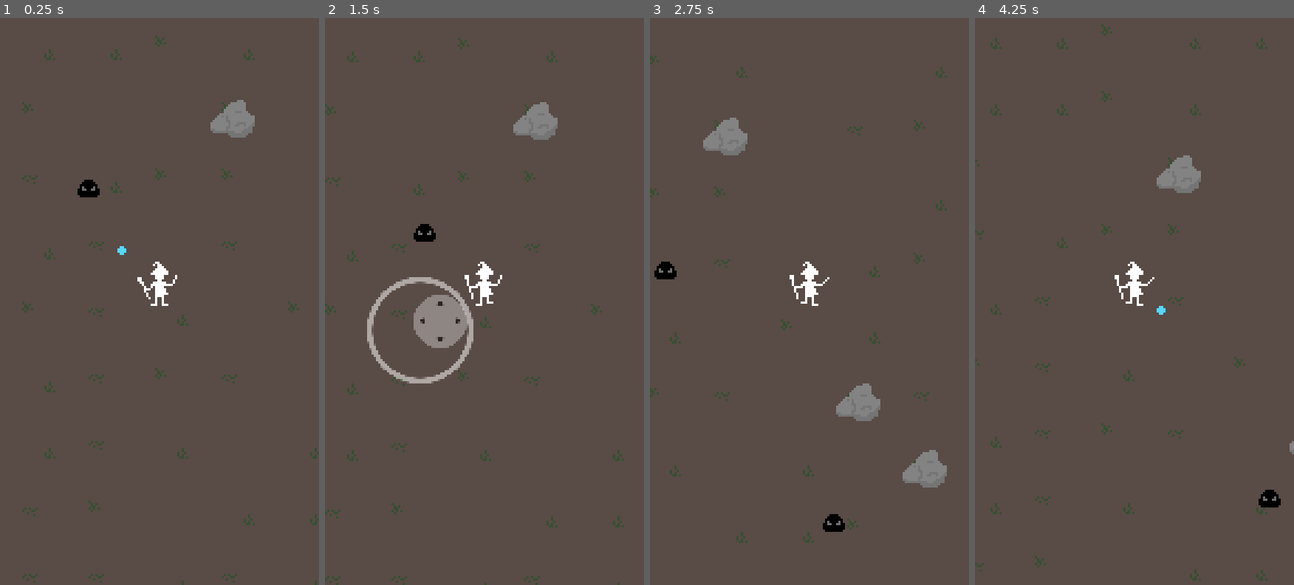
Above: before the commit, frames 1-4 (left to right).
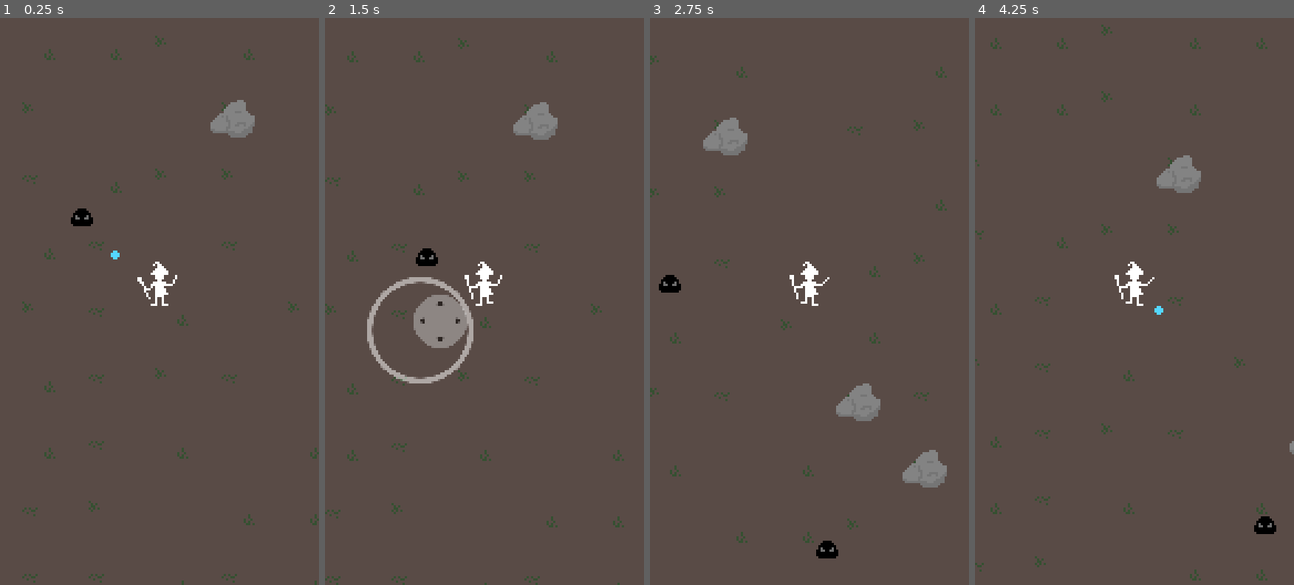
Above: after the commit, the same moments.

Repository: polyarik/wizard-legacy
Game: Godot game, scene res://scenes/main.tscn
Two runs of this game, one before a commit and one after it. Both use one fixed random seed, a clock stepped at 60 frames per second and the inputs below.
Inputs (mouse positions are in pixels of both pictures, inside the frame that each line leads up to):
- Up to frame 1 (0.25 s): no input
- Up to frame 2 (1.5 s): move the mouse to (554, 273) at 0.52 s; hold Right (ui_right) 0.53-1.25 s; click (554, 273) at 0.67 s; drag from (420, 329) to (484, 301) at 1.27 s
- Up to frame 3 (2.75 s): move the mouse to (841, 176) at 2.02 s; hold Right (ui_right) from 2.03 s (still down)
- Up to frame 4 (4.25 s): release Right (ui_right) at 2.75 s; drag from (1118, 414) to (990, 267) at 2.77 s; move the mouse to (1230, 386) at 3.52 s; hold Left (ui_left) from 3.53 s (still down)

The runs differ from the first frame. In frame 1, 0.4% of the frame differs, in the area x 22-40%, y 28-43%; in frame 2, 0.3%; in frame 3, 0.6%, in the area x 1-62%, y 42-96%; in frame 4, 0.4%.

Commit message:
🔧 adjust collision shapes of player and enemies

Diff:
--- a/scenes/game/characters/player/player.tscn
+++ b/scenes/game/characters/player/player.tscn
@@ -133,7 +133,7 @@
 [node name="PlayerShape" type="CollisionPolygon2D" parent="."]
 self_modulate = Color(0, 0.498039, 1, 1)
 position = Vector2(0, -5)
-polygon = PackedVector2Array(-4, 7, 4, 7, 4, -7, -4, -7)
+polygon = PackedVector2Array(-4, 4, -2, 7, 2, 7, 4, 4, 4, -3, 2, -6, -2, -6, -4, -3)
 
 [node name="PlayerSprite" type="Sprite2D" parent="."]
 position = Vector2(0, -5)
--- a/scenes/game/characters/slime/slime.tscn
+++ b/scenes/game/characters/slime/slime.tscn
@@ -11,7 +11,7 @@
 
 [node name="SlimeShape" type="CollisionPolygon2D" parent="."]
 self_modulate = Color(0, 0, 1, 1)
-polygon = PackedVector2Array(0, 2, 5, 2, 5, -2, 2, -6, -2, -6, -5, -2, -5, 2)
+polygon = PackedVector2Array(0, 2, 4, 2, 5, -2, 2, -6, -2, -6, -5, -2, -4, 2)
 
 [node name="SlimeSprite" type="Sprite2D" parent="."]
 position = Vector2(0, -2)
@@ -25,6 +25,6 @@
 
 [node name="SlimeShape2" type="CollisionPolygon2D" parent="Hitbox"]
 position = Vector2(0, 2)
-polygon = PackedVector2Array(0, 2, 5, 2, 5, -2, 2, -6, -2, -6, -5, -2, -5, 2)
+polygon = PackedVector2Array(0, 2, 4, 2, 5, -2, 2, -6, -2, -6, -5, -2, -4, 2)
 
 [connection signal="body_entered" from="Hitbox" to="." method="_on_hitbox_body_entered"]
--- a/scenes/game/locations/demo_location.tscn
+++ b/scenes/game/locations/demo_location.tscn
@@ -49,10 +49,13 @@
 remote_path = NodePath("../../../Camera")
 
 [node name="Slime" parent="Characters" instance=ExtResource("2_0iq0t")]
-position = Vector2(37, 75)
+position = Vector2(34, 89)
 
 [node name="Slime2" parent="Characters" instance=ExtResource("2_0iq0t")]
-position = Vector2(181, 269)
+position = Vector2(175, 283)
+
+[node name="Slime3" parent="Characters" instance=ExtResource("2_0iq0t")]
+position = Vector2(-256, 284)
 
 [node name="Projectiles" type="Node2D" parent="."]
 
Not shown, changed: addons/virtual_joystick/joystick/virtual_joystick.gd
